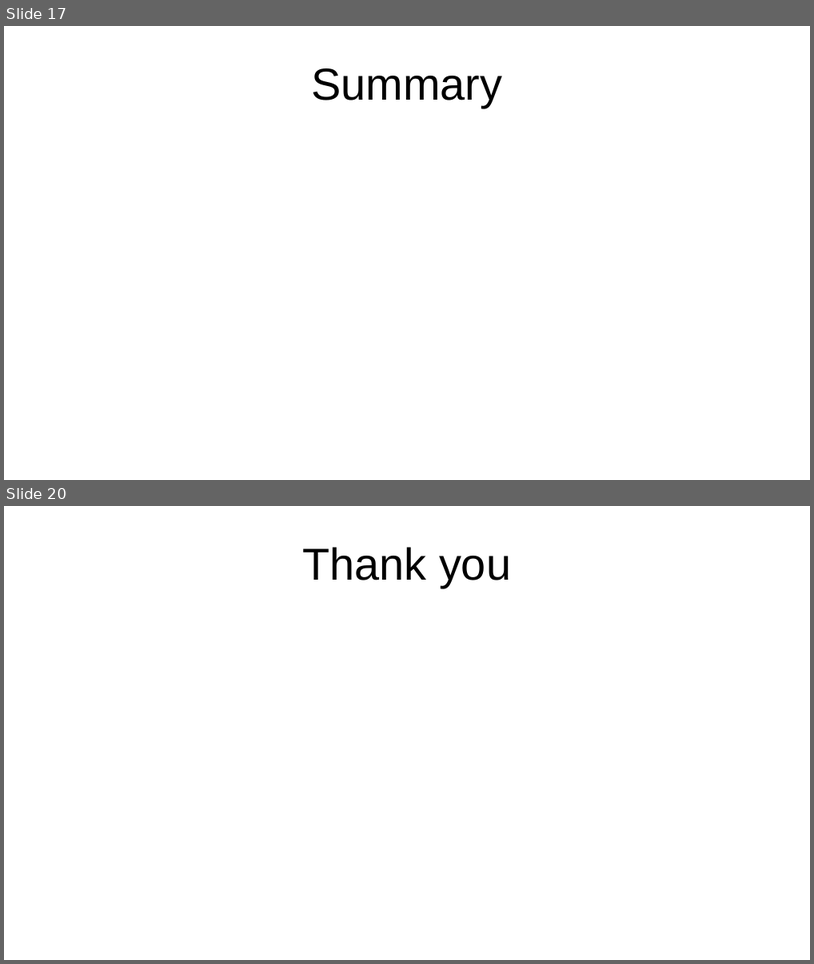
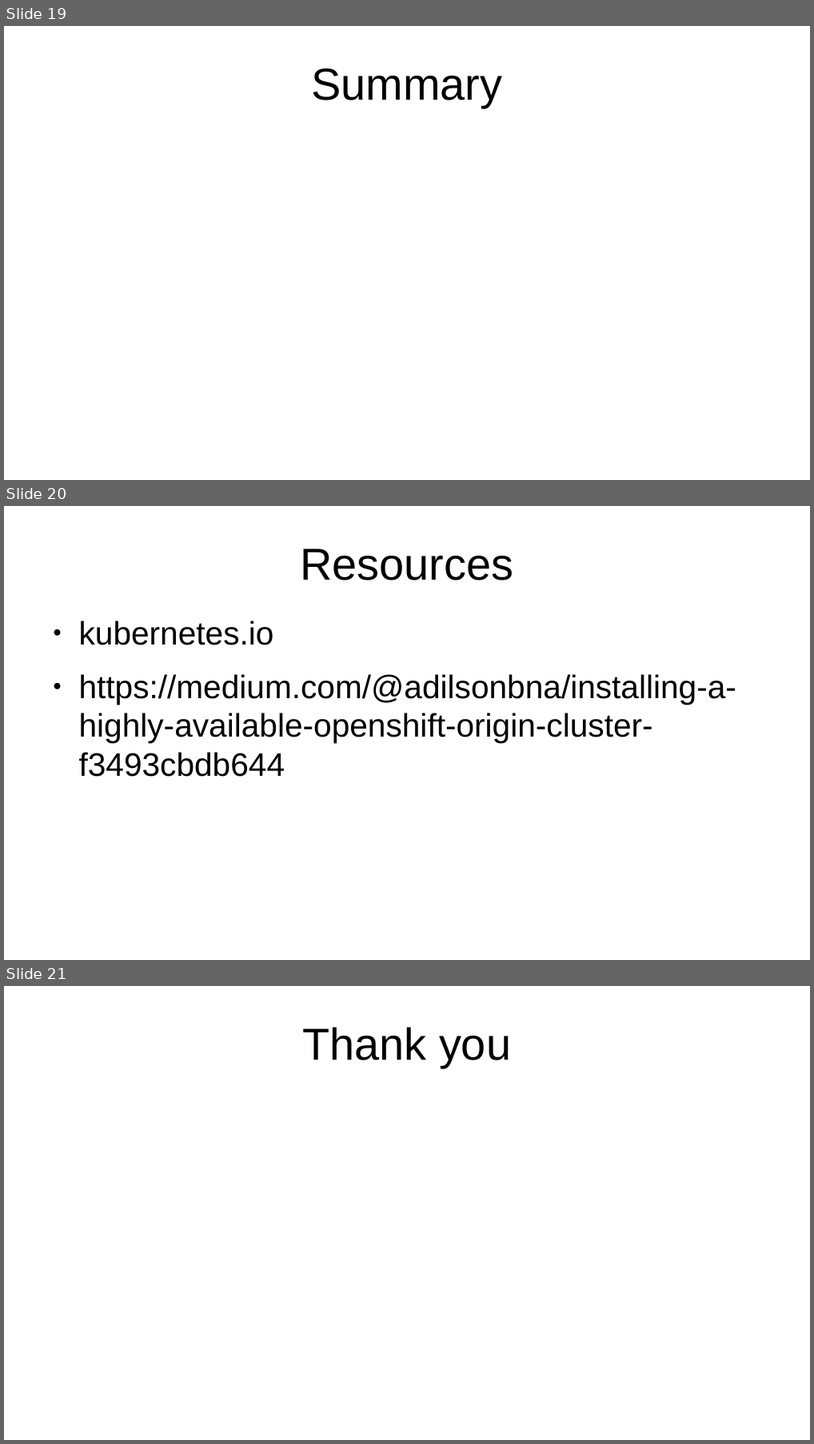
Before and after one commit to mano-cz/OpenshiftPresentation, a slide deck: RawContent.odp. Shown one above the other, each under a label of ours: slides 17 and 20 before the commit, slides 19, 20 and 21 after it; the slides between them are not shown. The pictures are 814x964 and 814x1444 pixels, drawn with LibreOffice and Linux fonts; fonts in the diff are those of the drawing. Boxes give left, top, right and bottom in pixels: in the first picture for what was removed or moved away, otherwise in the second. Text is boxed around its words. In the diff, an @@ line names an element or a change of style, - is before the commit and + after.

```diff
--- a/RawContent.odp
+++ b/RawContent.odp
@@ slide 20 added at box(4, 506, 810, 960), background #FFFFFF @@
@@ title added at box(300, 548, 514, 580), 44 pt, text #000000 @@
+Resources
@@ text added at box(79, 620, 737, 776), 32 pt, text #000000 @@
+● kubernetes.io
+● https://medium.com/@adilsonbna/installing-a-highly-available-openshift-origin-cluster-f3493cbdb644
@@ what was slide 17 is now slide 19 @@
@@ what was slide 20 is now slide 21 @@
```
Also in this commit, not shown: 2 slides changed, 3 other slides added, 3 slides removed.
